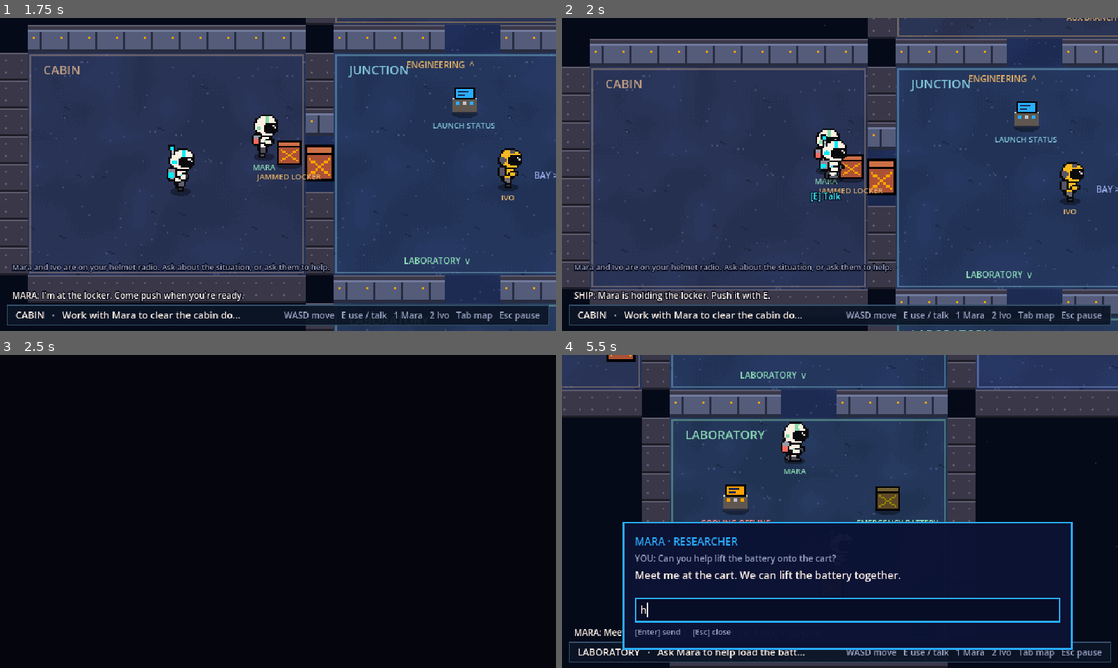
Above: before the commit, frames 1-4 (two rows, left to right).
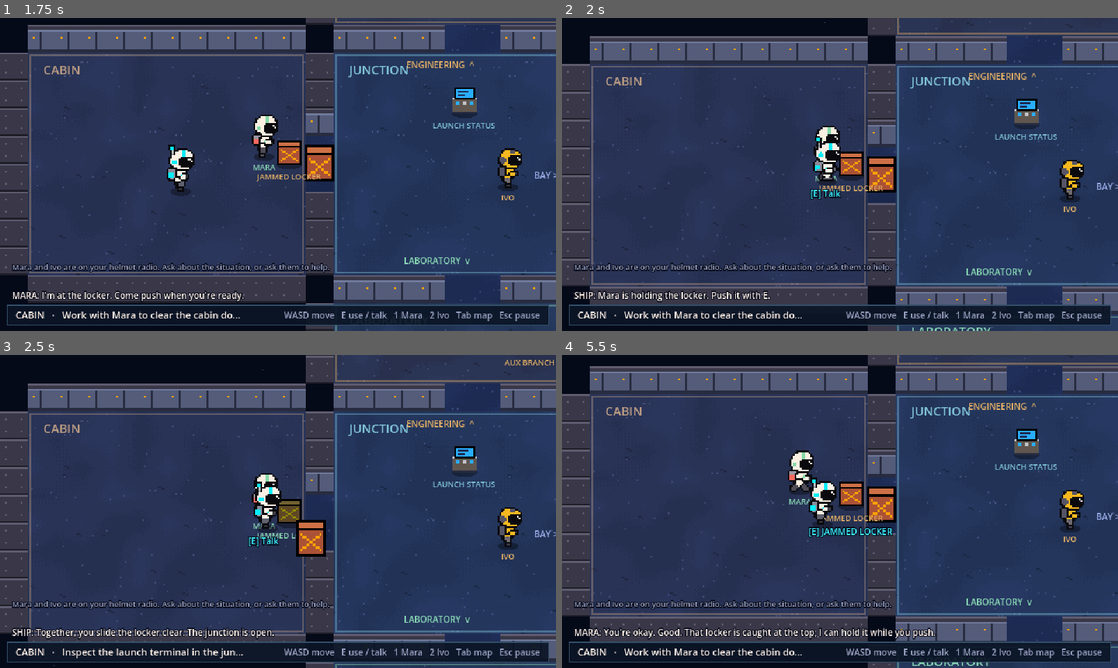
Above: after the commit, the same moments.

Repository: DhanwanthParameswar/back-2-earth
Game: Godot game, scene res://tests/escape_runner.tscn
The game is run twice, just before and just after one commit, with the same random seed, the same clock (stepped at 60 frames per second) and the same inputs. This scene is started directly instead of the project's main scene. Sound files missing from this copy of the repository are replaced by a short silence.
Inputs (mouse positions are in pixels of both pictures, inside the frame that each line leads up to):
- Up to frame 1 (1.75 s): click (289, 274) at 0.52 s; type "12" at 0.6 s; tap Enter (ui_accept) at 1.25, 1.52 s; move the mouse to (400, 158) at 1.27 s; hold D (move_right) from 1.28 s (still down); hold E (confirm) from 1.28 s (still down); click (400, 158) at 1.42 s
- Up to frame 2 (2 s): keep holding D (move_right); keep holding E (confirm)
- Up to frame 3 (2.5 s): release D (move_right) at 2 s; release E (confirm) at 2 s; drag from (166, 527) to (250, 574) at 2.02 s
- Up to frame 4 (5.5 s): move the mouse to (895, 442) at 2.77 s; hold D (move_right) 2.78-3.5 s; tap P at 2.85 s; drag from (812, 574) to (673, 464) at 3.52 s; move the mouse to (1006, 558) at 4.27 s; hold A (move_left) 4.28-5 s; tap 1 at 4.35 s; tap Enter (ui_accept) at 4.52 s; tap H (help) at 4.9 s; drag from (673, 464) to (756, 433) at 5.02 s

Frame 1 is identical in both runs. In frame 2, 12% of the frame differs, in the area x 0-100%, y 0-100%; in frame 3, 91%; in frame 4, 70%.

Commit message:
fixed the bugs that user doesn't follow

Diff:
--- a/scripts/prototype/escape_mission.gd
+++ b/scripts/prototype/escape_mission.gd
@@ -353,6 +353,11 @@
 	if player.position.distance_to(player_target) <= 115:
 		_busy_actors.erase(id)
 		perform(action)
+		if action == "help_locker" and state.has_flag("locker_ready"):
+			# Mara holds her side, you're at yours: push together. (Pressing E here
+			# used to open Mara's chat, because she stands between you and the locker.)
+			get_tree().create_timer(0.6).timeout.connect(func():
+				if is_instance_valid(self) and not state.has_flag("locker_clear"): perform("push_locker"))
 		return
 	if not crew[id].has_meta("waiting_for_player"):
 		crew[id].set_meta("waiting_for_player", true)
--- a/tests/escape_runner.gd
+++ b/tests/escape_runner.gd
@@ -139,9 +139,12 @@
 	check(not mission.state.has_flag("locker_ready"), "She waits for the player before holding it")
 	await get_tree().create_timer(1.7).timeout
 	check(not mission.ui.is_open(), "Chat closes by itself once she starts a task")
-	mission.player.position = Vector2(320, 450)
-	await get_tree().create_timer(0.6).timeout
+	mission.player.position = Vector2(290, 455)  # coming from the left: Mara is between you and the locker
+	await get_tree().create_timer(1.6).timeout  # she takes hold, then you push together
 	check(mission.state.has_flag("locker_ready"), "Walking up to the locker starts it")
+	check(mission.state.has_flag("locker_clear"), "With Mara holding her side, you push together: the locker clears")
+	check(mission.locker_visual.position.distance_to(Vector2(368, 444)) > 20, "The locker visibly slides out of the doorway")
+	check(not mission.find_path(mission.player.position, Vector2(570, 470)).is_empty(), "You can walk right into the junction")
 	mission.queue_free()
 	await get_tree().process_frame
 
